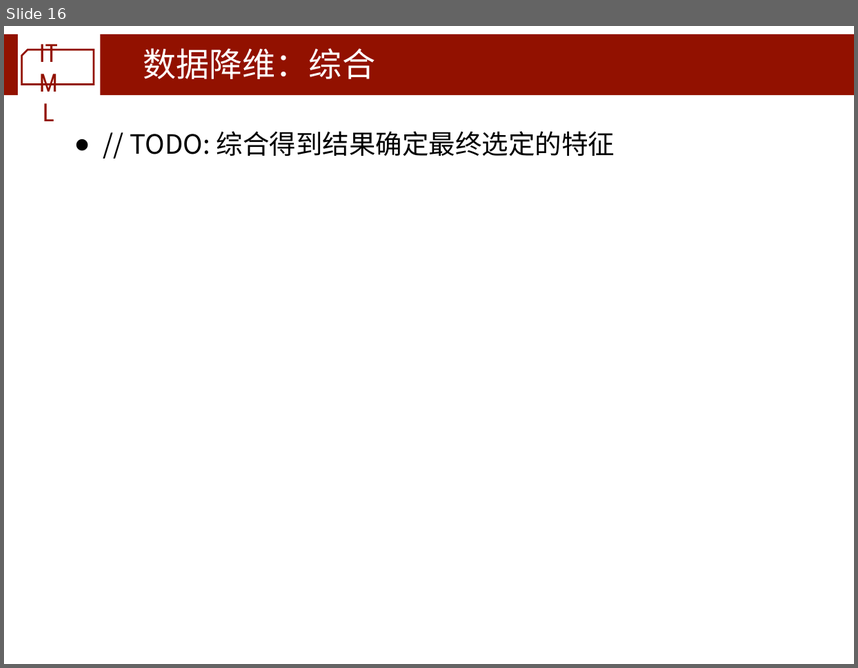
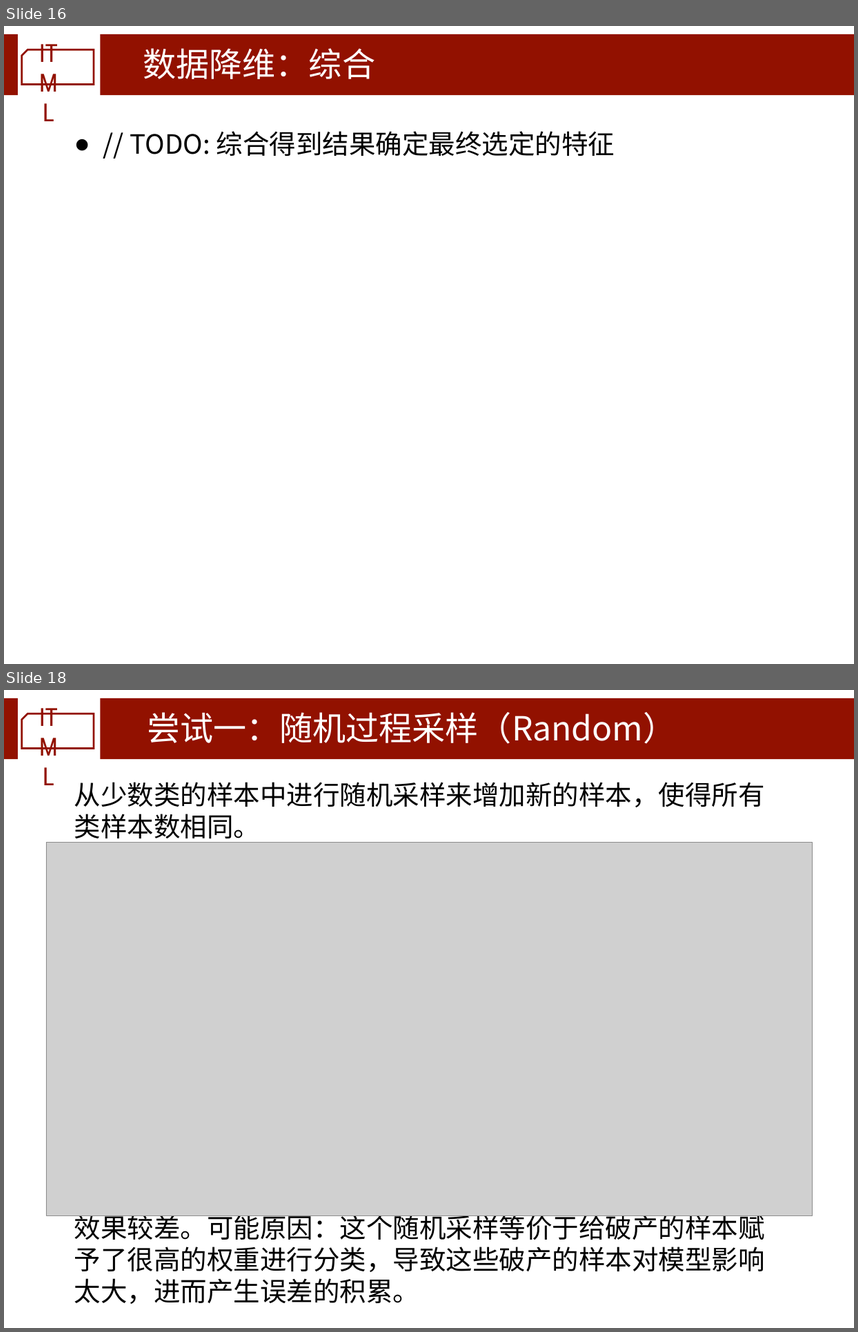
Before and after one commit to zhou-yuhan/Bankrupt-Prediction, a slide deck: 课程项目最终报告.pptx. Shown one above the other, each under a label of ours: slide 16 before the commit, slides 16 and 18 after it; the slides between them are not shown. The pictures are 858x668 and 858x1332 pixels, drawn with LibreOffice and Linux fonts; fonts in the diff are those of the drawing; grey boxes stand for pictures; background and template pictures are left out. Boxes give left, top, right and bottom in pixels: in the first picture for what was removed or moved away, otherwise in the second. Text is boxed around its words. In the diff, an @@ line names an element or a change of style, - is before the commit and + after.

```diff
--- a/课程项目最终报告.pptx
+++ b/课程项目最终报告.pptx
@@ slide 18 added at (4, 690, 854, 1328), background #FFFFFF; not listed: 4 template elements that a slide beside it also shows @@
@@ title added at (147, 712, 676, 744), 40 pt, text #FFFFFF @@
+尝试一：随机过程采样（Random）
@@ text added at (74, 782, 765, 1303), 32 pt, text #000000 @@
+从少数类的样本中进行随机采样来增加新的样本，使得所有类样本数相同。
+效果较差。可能原因：这个随机采样等价于给破产的样本赋予了很高的权重进行分类，导致这些破产的样本对模型影响太大，进而产生误差的积累。
@@ picture added at (46, 842, 811, 1216) @@
```
Also in this commit, not shown: 1 slide changed, 14 other slides added, 4 other files.
